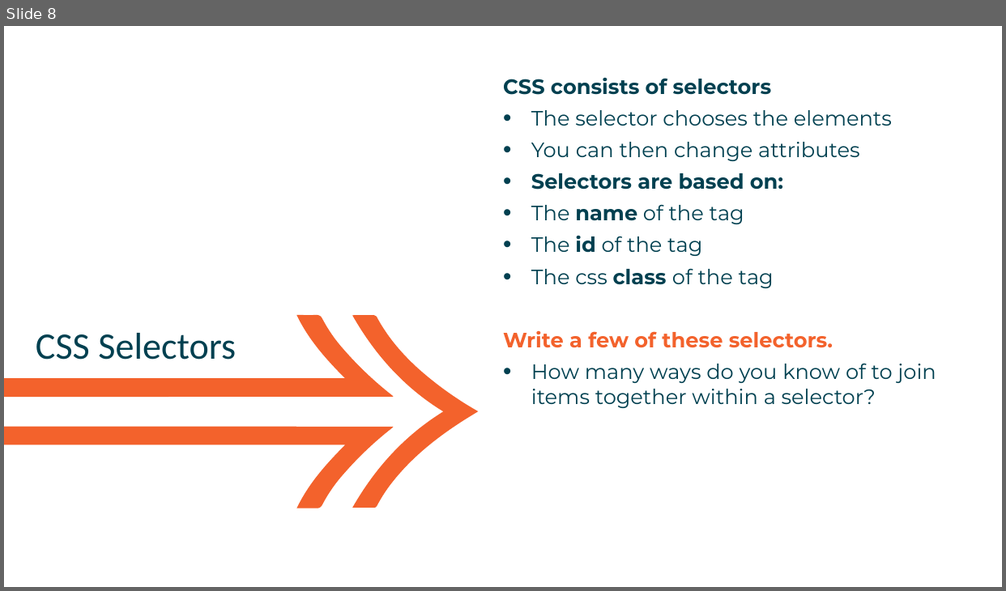
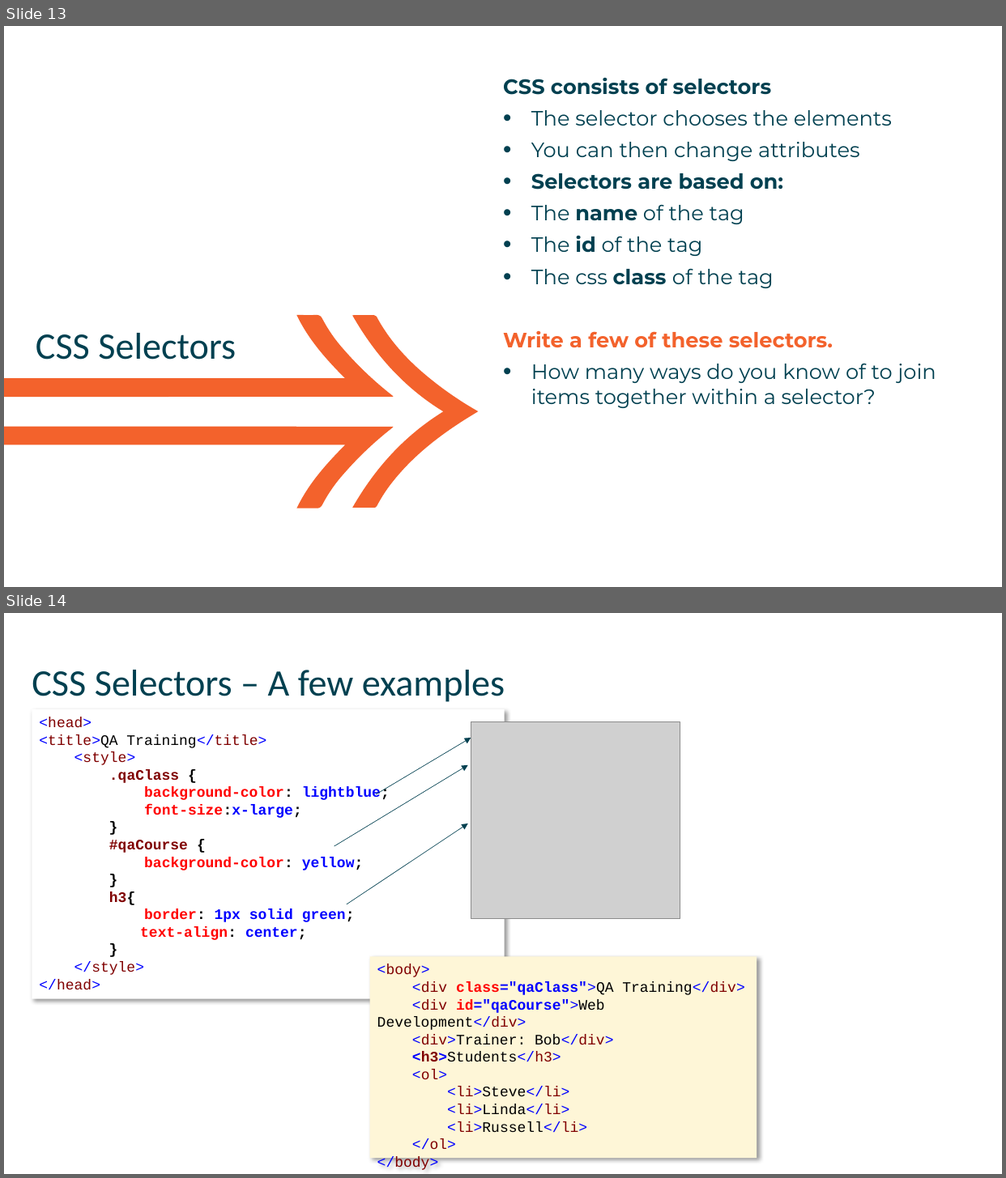
Before and after one commit to mikebaradaran/web_fundamentals, a slide deck: Slides/HTML CSS/01 - HTML and CSS Revision.pptx. Shown one above the other, each under a label of ours: slide 8 before the commit, slides 13 and 14 after it. The pictures are 1006x591 and 1006x1178 pixels, drawn with LibreOffice and Linux fonts; fonts in the diff are those of the drawing; grey boxes stand for pictures. Boxes give left, top, right and bottom in pixels: in the first picture for what was removed or moved away, otherwise in the second. Text is boxed around its words. In the diff, an @@ line names an element or a change of style, - is before the commit and + after.

```diff
--- a/Slides/HTML CSS/01 - HTML and CSS Revision.pptx
+++ b/Slides/HTML CSS/01 - HTML and CSS Revision.pptx
@@ slide 14 added at bbox=[4, 613, 1002, 1174], background #FFFFFF @@
@@ title added at bbox=[32, 670, 505, 702], 36 pt, text #004050 @@
+CSS Selectors – A few examples
@@ rectangle added at bbox=[32, 709, 504, 999], fill #FFFFFF, 14 pt, text #FF0000, bold @@
+<head>
+<title>QA Training</title>
+<style>
+.qaClass {
+background-color: lightblue;
+font-size:x-large;
+}
+#qaCourse {
+background-color: yellow;
+}
+h3{
+border: 1px solid green;
+text-align: center;
+}
+</style>
+</head>
@@ picture added at bbox=[471, 722, 680, 919] @@
@@ arrow added from (376, 795) to (471, 738), #004050 0.5 pt @@
@@ arrow added from (334, 846) to (468, 765), #004050 0.5 pt @@
@@ arrow added from (347, 905) to (468, 824), #004050 0.5 pt @@
@@ rectangle added at bbox=[370, 956, 757, 1158], fill #FEF6D7, 14 pt, text #0000FF @@
+<body>
+<div class="qaClass">QA Training</div>
+<div id="qaCourse">Web Development</div>
+<div>Trainer: Bob</div>
+<h3>Students</h3>
+<ol>
+<li>Steve</li>
+<li>Linda</li>
+<li>Russell</li>
+</ol>
+</body>
@@ what was slide 8 is now slide 13 @@
```
Also in this commit, not shown: 3 slides changed, 14 other slides added, 1 slide removed, 1 other file.
